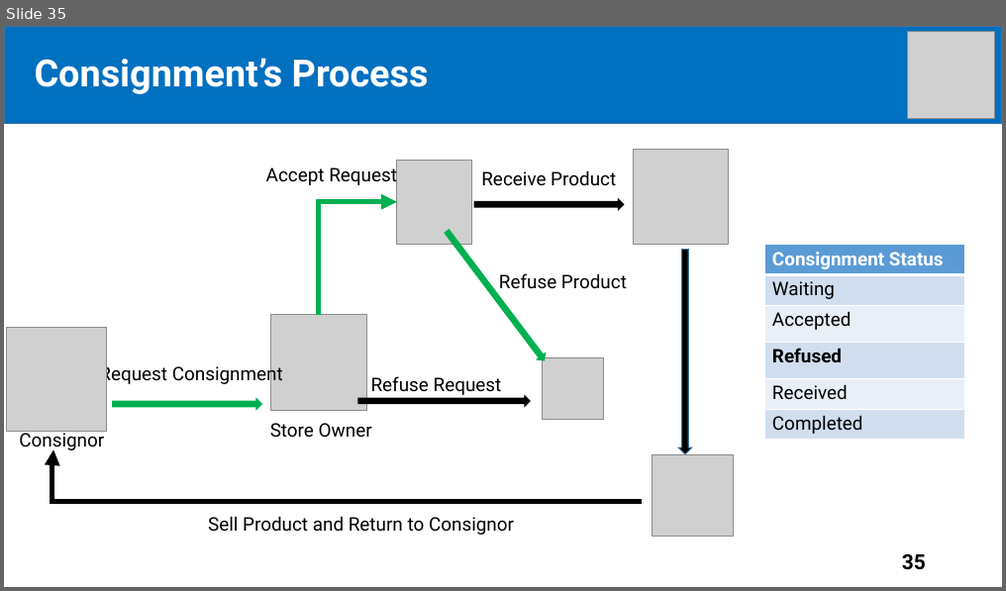
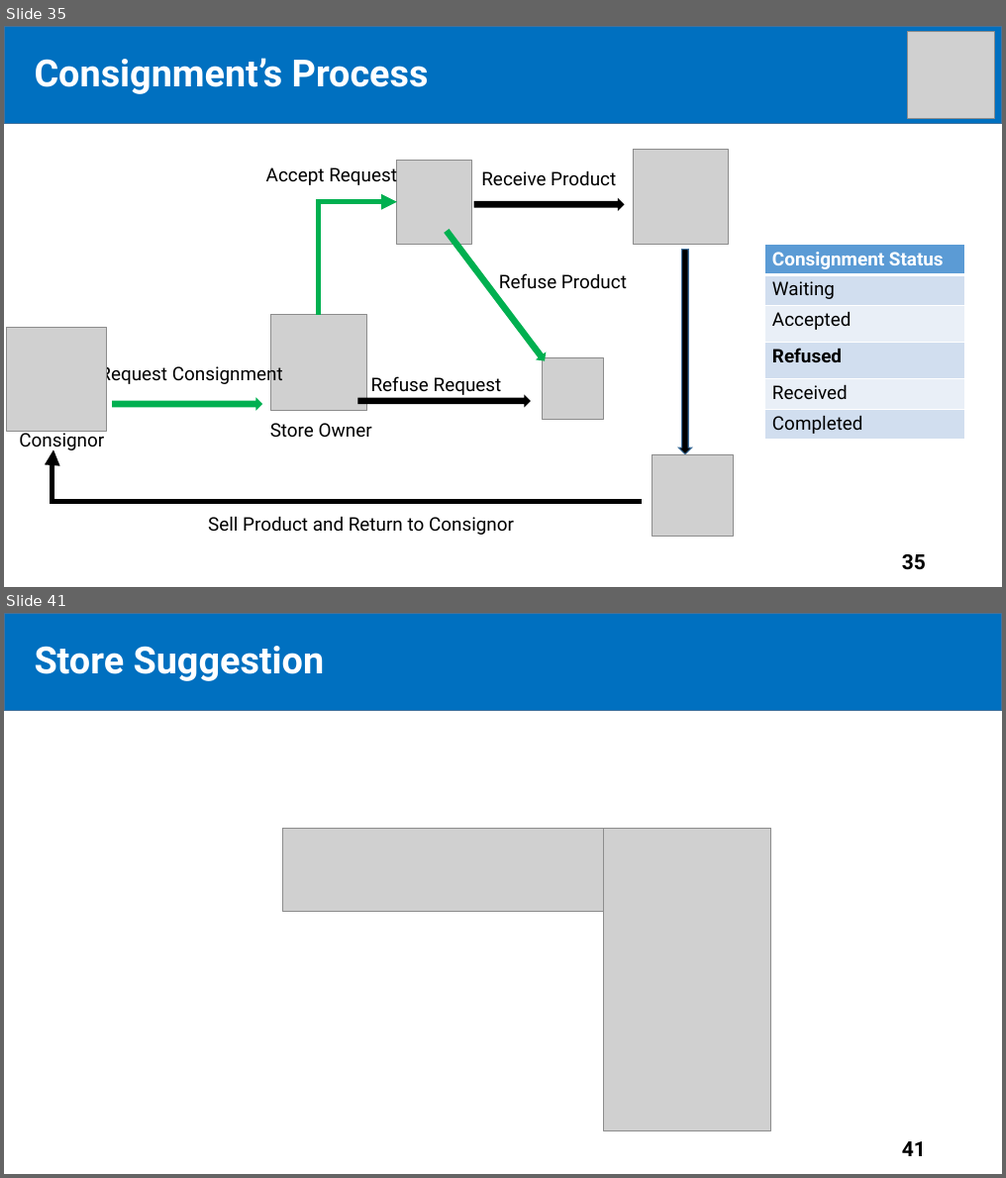
Before and after one commit to tiendan3108/CP, a slide deck: Source/Presentation/PreFinalPresentation.pptx. Shown one above the other, each under a label of ours: slide 35 before the commit, slides 35 and 41 after it; the slides between them are not shown. The pictures are 1006x591 and 1006x1178 pixels, drawn with LibreOffice and Linux fonts; fonts in the diff are those of the drawing; grey boxes stand for pictures. Boxes give left, top, right and bottom in pixels: in the first picture for what was removed or moved away, otherwise in the second. Text is boxed around its words. In the diff, an @@ line names an element or a change of style, - is before the commit and + after.

```diff
--- a/Source/Presentation/PreFinalPresentation.pptx
+++ b/Source/Presentation/PreFinalPresentation.pptx
@@ slide 41 added at bbox=[4, 613, 1002, 1174], background #FFFFFF @@
@@ rectangle added at bbox=[4, 613, 1002, 710], fill #0070C0, outline #43739E 1 pt @@
@@ text added at bbox=[35, 646, 325, 681], 36 pt, text #FFFFFF, bold @@
+Store Suggestion
@@ title added at bbox=[61, 651, 209, 681], 44 pt, text #FFFFFF, bold @@
+Outline
@@ picture added at bbox=[282, 828, 770, 911] @@
@@ picture added at bbox=[604, 828, 770, 1131] @@
@@ picture added at bbox=[613, 982, 770, 1062] @@
@@ page number added at bbox=[902, 1142, 926, 1157], 20 pt, text #000000, bold @@
+41
```
Also in this commit, not shown: 4 slides changed, 26 other slides added, 2 slides removed.
